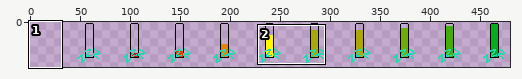
Sprite sheet -- ProjetApprentissageFinal/image/barreD.png. Above: a wide view before the commit, with the close-up outlined.
Close-up. The starting point:
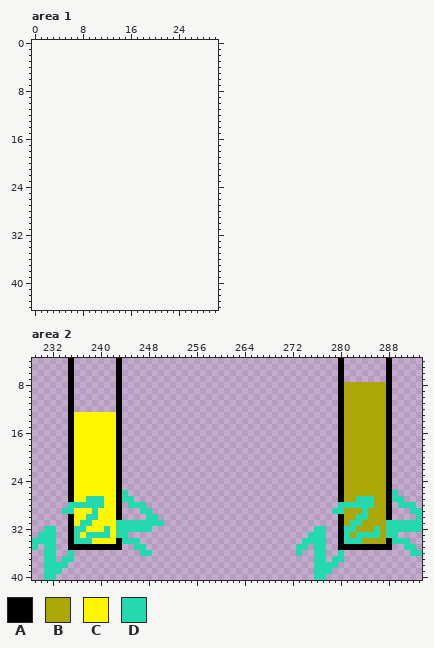
The file is 450x45 pixels. Shown: area 1: x 0..30, y 0..44; area 2: x 229..293, y 4..40. The old version is drawn lined up with the new one, on the new canvas. The wide view leaves out empty margins. The commit also changed other parts of the picture, which this record leaves out.
Palette (. is transparent): A #000000  B #aca708  C #fff700  D #24d8b0
The same view after the edit:
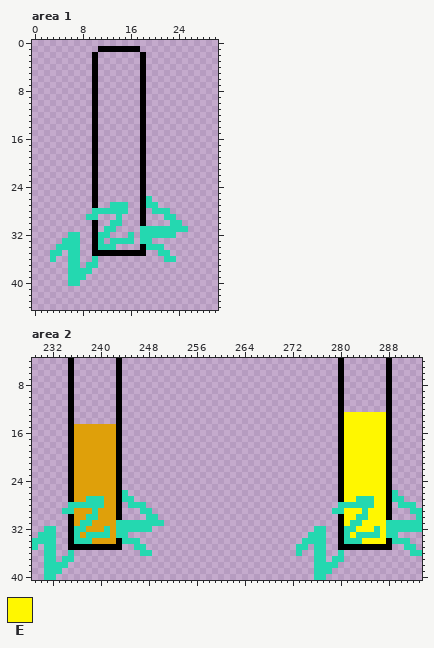
Colours new in this view: E #fff700
Change:
canvas 450x45 -> 495x45, the old top-left corner now at 45,0
colour C: #fff700 -> #dfa00a
Area 1:
y 1: x 11..17 ....... -> AAAAAAA
y 2..25: x 10 . -> A; x 18 . -> A
y 26: x 10 . -> A; x 18..19 .. -> AD
y 27: x 10 . -> A; x 13..15 ... -> DDD; x 18..20 ... -> ADD
y 28: x 10..15 ...... -> DDDDDD; x 18 . -> A; x 20..22 ... -> DDD
y 29: x 9..10 .. -> DD; x 14 . -> D; x 18 . -> A; x 22..23 .. -> DD
y 30: x 10 . -> A; x 13..14 .. -> DD; x 18 . -> A; x 23..24 .. -> DD
y 31: x 10 . -> A; x 12..13 .. -> DD; x 18..25 ........ -> DDDDDDDD
y 32: x 6..7 .. -> DD; x 10..12 ... -> ADD; x 16 . -> D; x 18..23 ...... -> DDDDDD
y 33: x 5..7 ... -> DDD; x 10..11 .. -> AD; x 13..16 .... -> DDDD; x 18..19 .. -> DD
y 34: x 4..7 .... -> DDDD; x 10..13 .... -> ADDD; x 18..21 .... -> ADDD
y 35: x 3..4 .. -> DD; x 6..7 .. -> DD; x 10..18 ......... -> AAAAAAAAA; x 21..22 .. -> DD
y 36: x 3 . -> D; x 6..7 .. -> DD; x 10 . -> D; x 22..23 .. -> DD
y 37: x 6..7 .. -> DD; x 9..10 .. -> DD
y 38: x 6..9 .... -> DDDD
y 39: x 6..8 ... -> DDD
y 40: x 6..7 .. -> DD
Area 2:
y 8..12: x 281..287 BBBBBBB -> .......
y 13..14: x 236..242 CCCCCCC -> .......; x 281..287 BBBBBBB -> EEEEEEE
y 15..26: x 281..287 BBBBBBB -> EEEEEEE
y 27: x 281..282 BB -> EE; x 286..287 BB -> EE
y 28: x 286..287 BB -> EE
y 29: x 281..283 BBB -> EEE; x 285..287 BBB -> EEE
y 30: x 281..282 BB -> EE; x 285..287 BBB -> EEE
y 31: x 281 B -> E; x 284..287 BBBB -> EEEE
y 32: x 283..285 BBB -> EEE; x 287 B -> E
y 33: x 282 B -> E; x 287 B -> E
y 34: x 284..287 BBBB -> EEEE
Boxes around the changes in both close-ups, in picture pixels (x1, y1, x2, y2):
added: (50, 46, 188, 286)
changed: (344, 382, 386, 544)
changed: (74, 412, 116, 544)
